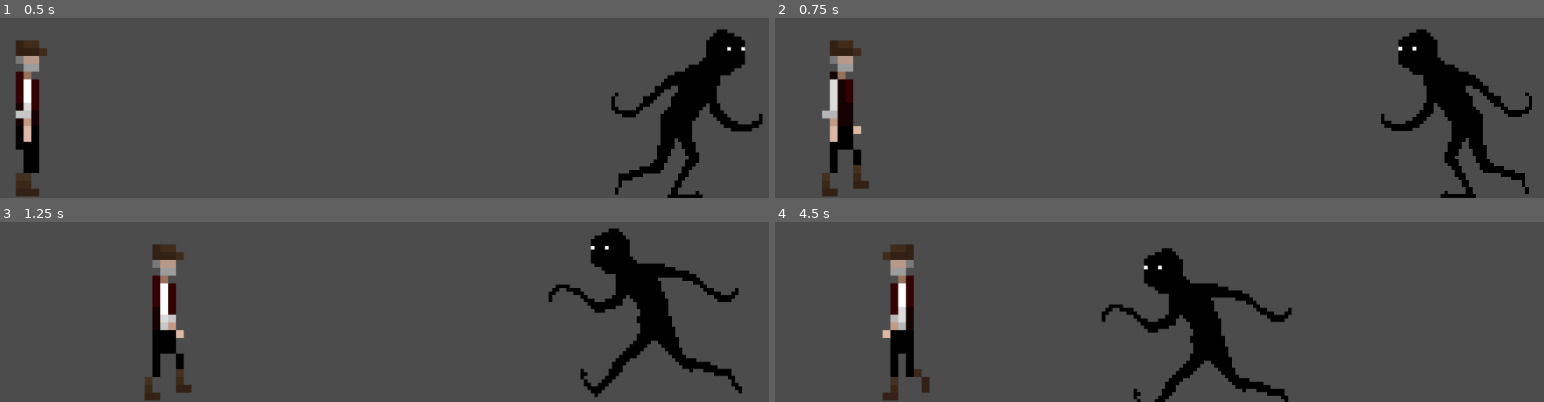
Above: before the commit, frames 1-4 (two rows, left to right).
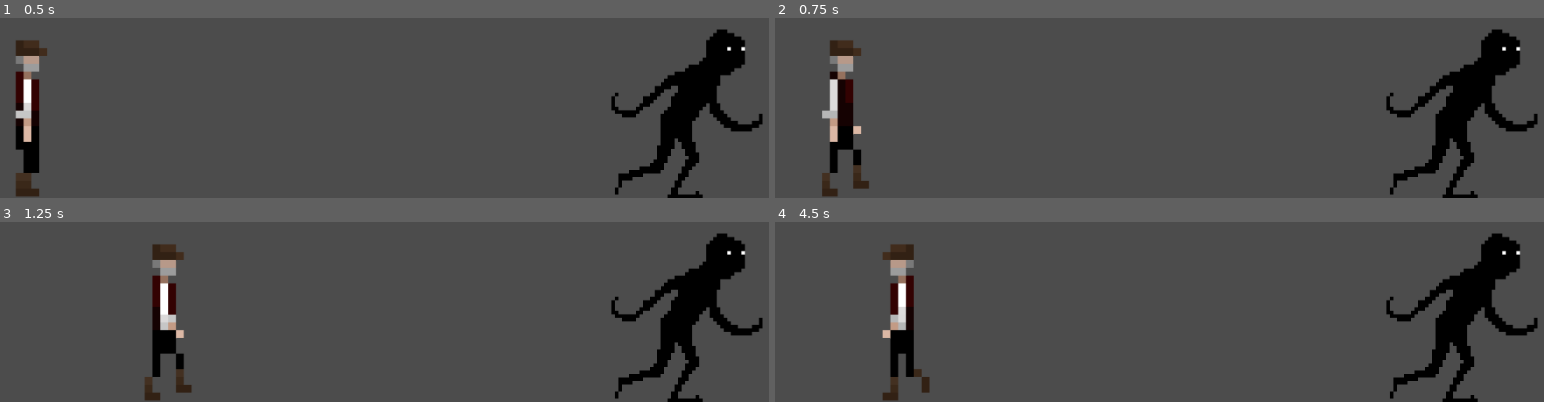
Above: after the commit, the same moments.

Repository: erickpea29/FinalDV
Game: Godot game, scene res://Pruebas.tscn
Two runs of this game, one before a commit and one after it. Both use one fixed random seed, a clock stepped at 60 frames per second and the inputs below. The project has no main scene, so this scene is started directly.
Inputs:
- Up to frame 1 (0.5 s): no input
- Up to frame 2 (0.75 s): tap Enter at 0.5 s; hold Right (ui_right) from 0.53 s (still down)
- Up to frame 3 (1.25 s): keep holding Right (ui_right)
- Up to frame 4 (4.5 s): release Right (ui_right) at 1.28 s; hold Down (ui_down) 1.28-2.03 s; hold Right (ui_right) 2.03-2.78 s; hold Up (ui_up) 2.78-3.53 s; hold Left (ui_left) from 3.53 s (still down)

Frame 1 is identical in both runs. In frame 2, 6.9% of the frame differs, in the area x 78-100%, y 6-100%; in frame 3, 8.9%; in frame 4, 10%, in the area x 42-100%, y 6-100%.

Commit message:
Modificaciones a enemigo

Diff:
--- a/Assets/enemy/Enemy.tscn
+++ b/Assets/enemy/Enemy.tscn
@@ -19,10 +19,10 @@
 } ]
 
 [sub_resource type="RectangleShape2D" id=2]
-extents = Vector2( 25.4881, 63.6596 )
+extents = Vector2( 8.10357, 32.8167 )
 
 [sub_resource type="CircleShape2D" id=3]
-radius = 821.986
+radius = 348.822
 
 [node name="Enemy" type="KinematicBody2D"]
 script = ExtResource( 2 )
@@ -34,7 +34,8 @@
 frame = 1
 
 [node name="CollisionShape2D" type="CollisionShape2D" parent="."]
-position = Vector2( -5.0397, -1.25992 )
+position = Vector2( 8.73331, -29.8654 )
+rotation = 0.571875
 shape = SubResource( 2 )
 
 [node name="Area2D" type="Area2D" parent="."]
--- a/Scenes/Characters/Main_Character_Animation.tscn
+++ b/Scenes/Characters/Main_Character_Animation.tscn
@@ -25,7 +25,7 @@
 
 [sub_resource type="CapsuleShape2D" id=2]
 radius = 14.2561
-height = 175.838
+height = 170.791
 
 [node name="Main_Character_Animation" type="KinematicBody2D"]
 script = ExtResource( 9 )
@@ -36,5 +36,6 @@
 playing = true
 
 [node name="CollisionShape2D" type="CollisionShape2D" parent="."]
-position = Vector2( 4.12262, 28.5418 )
+position = Vector2( 4.91632, 26.1607 )
+rotation = 0.0255716
 shape = SubResource( 2 )
--- a/Scenes/Low_Level/Entry_Scene.tscn
+++ b/Scenes/Low_Level/Entry_Scene.tscn
@@ -1,7 +1,6 @@
-[gd_scene load_steps=9 format=2]
+[gd_scene load_steps=8 format=2]
 
 [ext_resource path="res://Assets/Scenes_BackGrounds/Entry_BackGround.jpeg" type="Texture" id=1]
-[ext_resource path="res://Scenes/Characters/Main_Character_Animation.tscn" type="PackedScene" id=2]
 
 [sub_resource type="LineShape2D" id=1]
 normal = Vector2( 0.999985, 0.00549942 )
@@ -62,6 +61,3 @@
 [node name="Right_Wall" type="CollisionPolygon2D" parent="Entry_Objects"]
 rotation = 0.0208269
 polygon = PoolVector2Array( 937.023, 293.677, 1023.02, 324.347, 1031.31, 570.274, 1078.36, 275.164, 1025.04, 282.148 )
-
-[node name="Main_Character_Animation" parent="." instance=ExtResource( 2 )]
-position = Vector2( -3.90723, -130.446 )
Binary file added: Assets/Objects/Bullet.png
Not shown, added: Assets/Objects/Bullet.png.import
